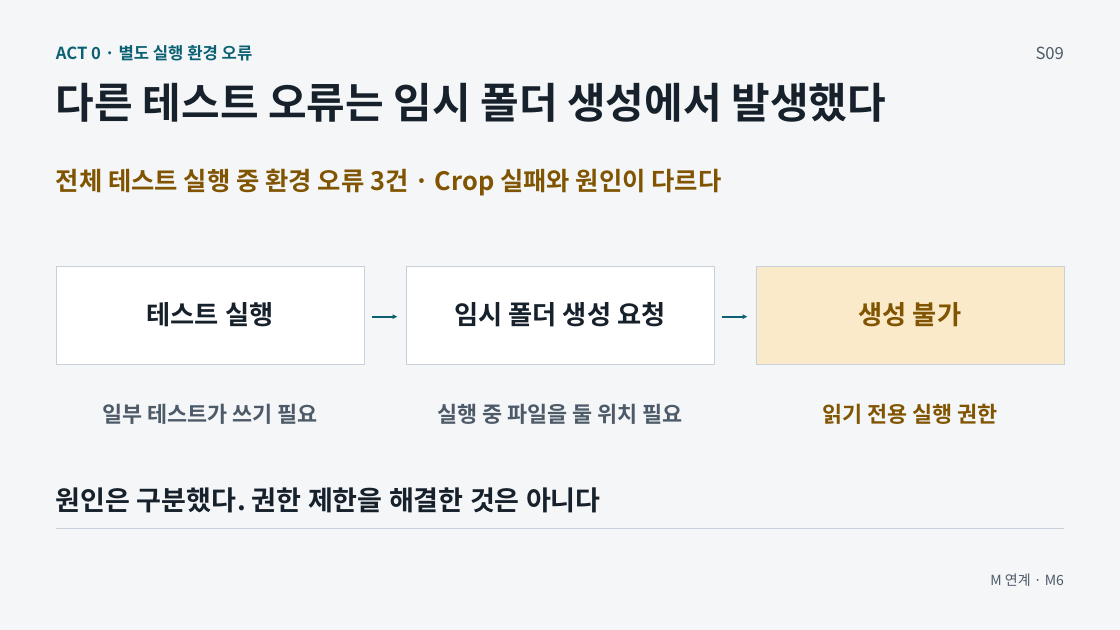
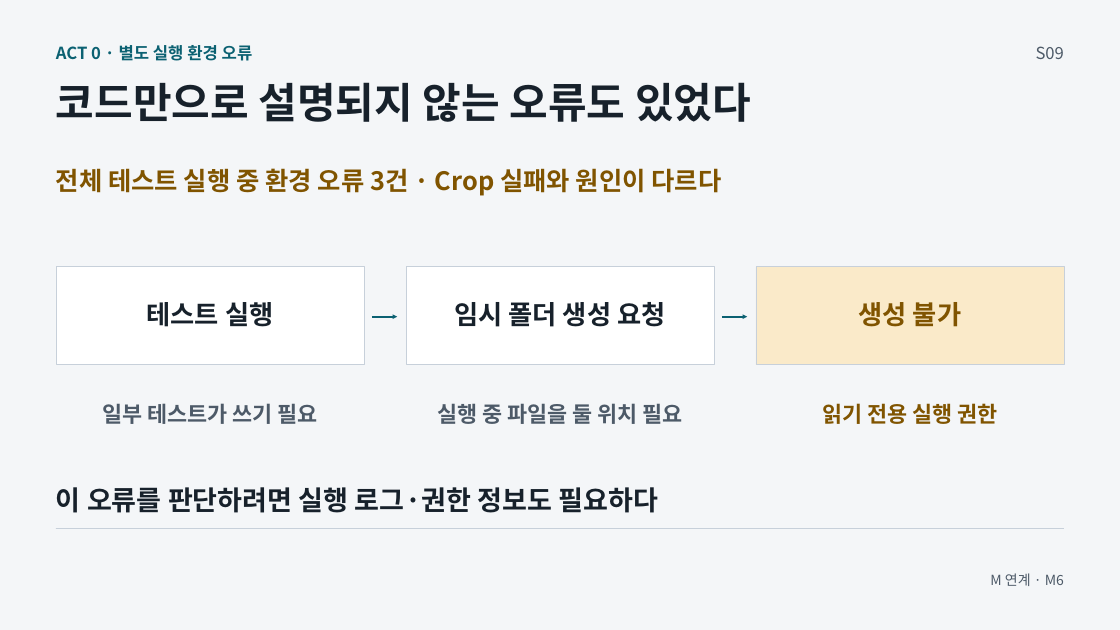
Before and after one commit to GideokKim/ai-dev-training, a slide deck: slide 9 of production/ACT_0.pptx. Drawn at 1120x630 pixels with LibreOffice and Linux fonts; fonts in the diff are those of the drawing. Boxes give left, top, right and bottom in pixels: in the first picture for what was removed or moved away, otherwise in the second. Text is boxed around its words. In the diff, an @@ line names an element or a change of style, - is before the commit and + after.

```diff
--- a/production/ACT_0.pptx
+++ b/production/ACT_0.pptx
@@ text at [56, 82, 751, 122]: text changed @@
-다른 테스트 오류는 임시 폴더 생성에서 발생했다
+코드만으로 설명되지 않는 오류도 있었다
@@ text at [56, 487, 659, 513]: text changed @@
-원인은 구분했다. 권한 제한을 해결한 것은 아니다
+이 오류를 판단하려면 실행 로그·권한 정보도 필요하다
```
Also in this commit, not shown: 5 other slides changed, 1 slide added, 1 slide removed, 41 other files.
